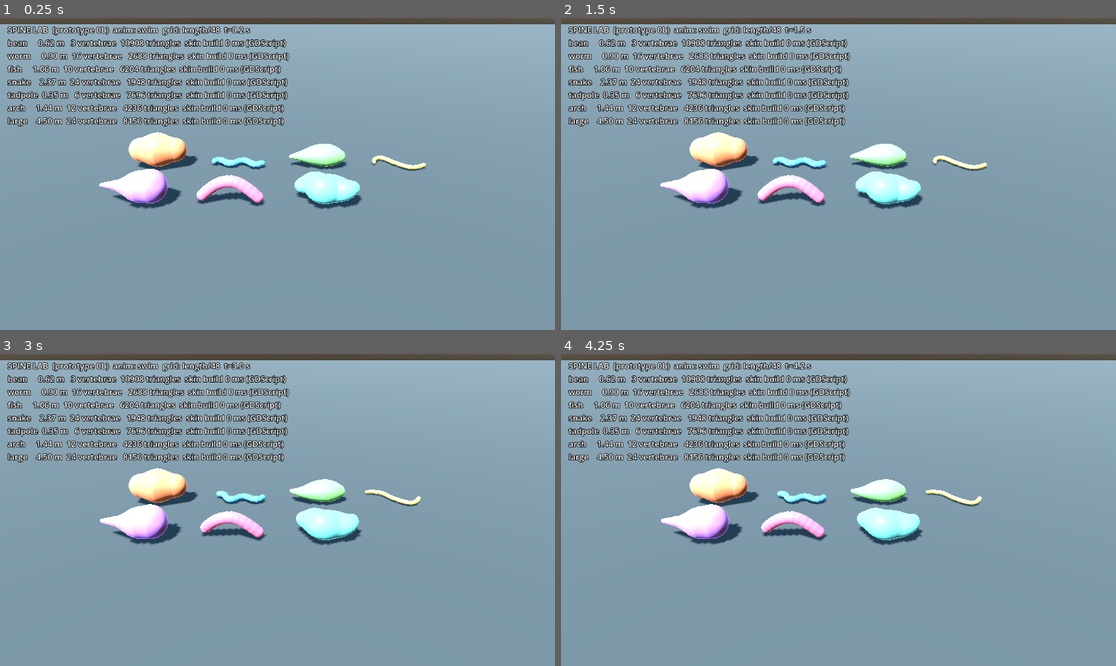
Above: before the commit, frames 1-4 (two rows, left to right).
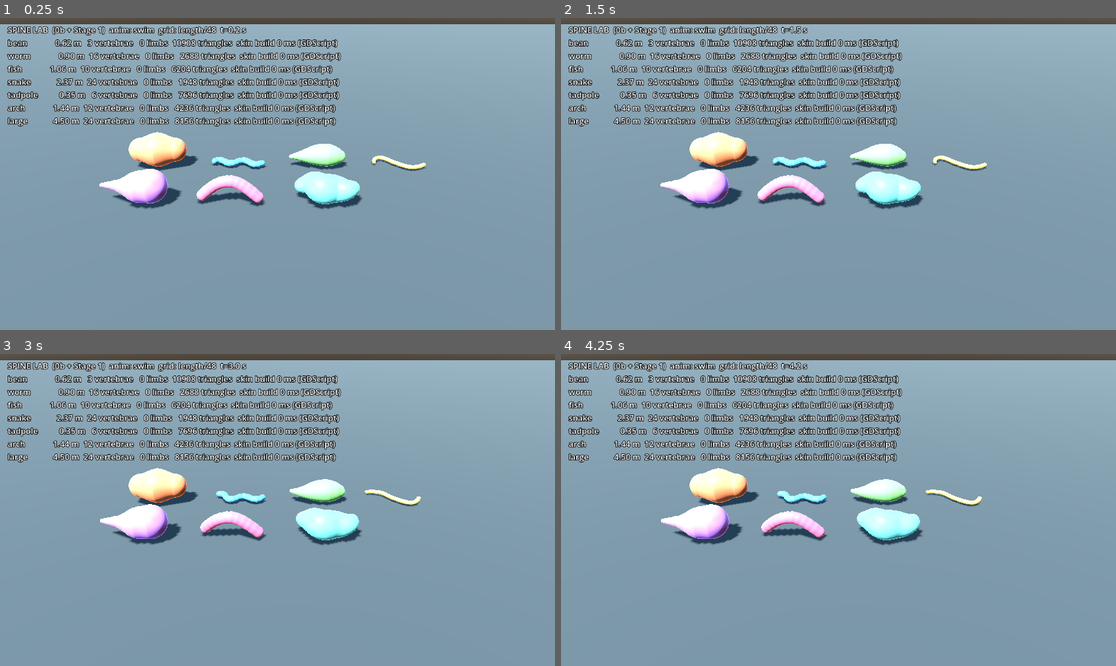
Above: after the commit, the same moments.

Repository: jjthillens-oss/pangaea
Game: Godot game, scene res://spine_lab.tscn
The game is run twice, just before and just after one commit, with the same random seed, the same clock (stepped at 60 frames per second) and the same inputs. This scene is started directly instead of the project's main scene.
Inputs:
- Up to frame 1 (0.25 s): no input
- Up to frame 2 (1.5 s): tap Enter at 0.5 s; hold D 0.53-1.28 s; tap 1 at 0.6 s; hold S from 1.28 s (still down); tap 2 at 1.35 s
- Up to frame 3 (3 s): release S at 2.03 s; hold D 2.03-2.78 s; tap 3 at 2.1 s; hold W from 2.78 s (still down); tap R at 2.85 s
- Up to frame 4 (4.25 s): release W at 3.53 s; hold A from 3.53 s (still down); tap Tab at 3.6 s

The runs differ from the first frame. In frame 1, 7.6% of the frame differs, in the area x 5-62%, y 2-35%; in frame 2, 7.6%; in frame 3, 7.6%; in frame 4, 7.6%.

Commit message:
Stage 1: viewer shows the ten bodies and the posing sweep; pose-error matrix; Stage 1 report, roadmap and README
Co-Authored-By: Claude Opus 5.5 (1M context) <noreply@anthropic.com>
Claude-Session: https://claude.ai/code/session_01Cu6xqFo6r7nPobn3Hyk9Ph

Diff:
--- a/prototypes/creature-lab/rig/spine_rig.gd
+++ b/prototypes/creature-lab/rig/spine_rig.gd
@@ -118,6 +118,19 @@
 		skeleton.set_bone_pose_rotation(limb_roots[c], Quaternion(Vector3.RIGHT, swing))
 
 
+## The posing sweep of CREATURE_GEOMETRY_SPEC.md section 10 test 6 at time t: the spine bends to +-60 degrees in
+## total and each limb swings +-90 degrees at its root, on slower and faster sines so every combination shows.
+func pose_sweep(t: float) -> void:
+	var n: int = desc.vertebrae.size()
+	var bend := deg_to_rad(60.0) * sin(TAU * 0.25 * t) / float(maxi(1, n - 1))
+	for i in n:
+		if i != root_bone:
+			skeleton.set_bone_pose_rotation(i, Quaternion(Vector3.UP, bend))
+	for c in limb_roots.size():
+		var swing := deg_to_rad(90.0) * sin(TAU * 0.4 * t + PI * float(c % 2))
+		skeleton.set_bone_pose_rotation(limb_roots[c], Quaternion(Vector3.RIGHT, swing))
+
+
 ## Length of the body along the spine in metres, end cap to end cap: the `body_length_m` shader uniform.
 func body_length_m() -> float:
 	var n: int = desc.vertebrae.size()
--- a/prototypes/creature-lab/spine_lab.gd
+++ b/prototypes/creature-lab/spine_lab.gd
@@ -1,7 +1,9 @@
 extends Node3D
-## Spine Lab (prototype 0b) viewer. Command line (after --): --body=NAME|all, --anim=swim|rest|live,
-## --duration=SECONDS, --divisions=N (skin grid), --hud=0. "live" rebuilds the skin every frame while one vertebra
-## moves, to show rebuild cost.
+## Spine Lab viewer (prototypes 0b and Stage 1). Command line (after --): --body=NAME|all|stage1,
+## --anim=swim|pose|rest|live, --duration=SECONDS, --divisions=N (skin grid), --hud=0. "all" shows the spine bodies,
+## "stage1" the ten Stage 1 bodies with limbs (names s1_*). "pose" sweeps the spine through +-60 degrees and the limbs
+## through +-90 degrees (CREATURE_GEOMETRY_SPEC.md section 10 test 6). "live" rebuilds the skin every frame while one
+## vertebra moves, to show rebuild cost.
 
 const Lab := preload("res://lab_spine.gd")
 const SkinCpu := preload("res://skin/skin_cpu.gd")
@@ -33,10 +35,11 @@
 			"divisions": divisions = int(kv[1])
 			"hud": show_hud = kv[1] != "0"
 	_build_world()
-	var names: Array = Lab.BODY_NAMES if body_choice == "all" else [body_choice]
-	# Display only: each body is scaled to about 1 m long and turned side-on, in rows of four; the HUD gives real
-	# sizes.
-	var columns := mini(4, names.size())
+	var names: Array = Lab.BODY_NAMES if body_choice == "all" else (Lab.stage1_names() if body_choice == "stage1"
+			else [body_choice])
+	# Display only: each body is scaled to about 1 m long and turned side-on (three-quarter view for bodies with
+	# limbs), in rows of four or five; the HUD gives real sizes.
+	var columns := mini(5 if names.size() > 8 else 4, names.size())
 	for n in names.size():
 		var desc = Lab.body(names[n])
 		var arrays := SkinCpu.build(desc, divisions)
@@ -48,10 +51,10 @@
 		var box: AABB = desc.bounds_m()
 		var k := 1.0 / box.get_longest_axis_size()
 		rig.scale = Vector3.ONE * k
-		rig.rotation.y = -0.5 * PI
-		var centre := box.get_center()
+		rig.rotation.y = -0.5 * PI + (0.6 if not desc.limbs.is_empty() else 0.0)
 		var slot := Vector3((n % columns - 0.5 * (columns - 1)) * 1.4, 0.0, (n / columns) * 1.3)
-		rig.position = slot + Vector3(centre.z * k, -box.position.y * k + 0.02, -centre.x * k)
+		var centre: Vector3 = rig.transform.basis * box.get_center()
+		rig.position = slot + Vector3(-centre.x, -box.position.y * k + 0.02, -centre.z)
 		rigs.append(rig)
 	_place_camera(1.4 * columns, int(ceil(names.size() / float(columns))))
 
@@ -62,6 +65,9 @@
 	if anim == "swim":
 		for r in rigs:
 			r.swim(dt)
+	elif anim == "pose":
+		for r in rigs:
+			r.pose_sweep(time)
 	elif anim == "live":
 		for n in rigs.size():
 			var r = rigs[n]
@@ -72,11 +78,11 @@
 			_build_ms[n] = arrays["ms"]["total"]
 			r.mesh_instance.mesh = SpineRig.build_mesh(arrays, PALETTE[n % PALETTE.size()])
 	if show_hud:
-		var lines := PackedStringArray(["SPINE LAB  (prototype 0b)  anim: %s  grid: length/%d  t=%.1f s" % [anim, divisions, time]])
+		var lines := PackedStringArray(["SPINE LAB  (0b + Stage 1)  anim: %s  grid: length/%d  t=%.1f s" % [anim, divisions, time]])
 		for n in rigs.size():
 			var r = rigs[n]
-			lines.append("%-8s %4.2f m  %2d vertebrae  %5d triangles  skin build %.0f ms (GDScript)"
-					% [r.name, r.desc.bounds_m().get_longest_axis_size(), r.desc.vertebrae.size(),
+			lines.append("%-16s %4.2f m  %2d vertebrae  %2d limbs  %5d triangles  skin build %.0f ms (GDScript)"
+					% [r.name, r.desc.bounds_m().get_longest_axis_size(), r.desc.vertebrae.size(), r.limb_roots.size(),
 					r.mesh_instance.mesh.surface_get_array_index_len(0) / 3, _build_ms[n]])
 		hud.text = "\n".join(lines)
 	if duration > 0.0 and time >= duration:
@@ -85,7 +91,7 @@
 
 func _place_camera(span: float, rows: int) -> void:
 	var depth := 1.3 * (rows - 1)
-	var dist := 0.8 * span + 1.2
+	var dist := (0.62 if span > 6.0 else 0.8) * span + 1.2
 	camera.position = Vector3(0.0, 0.5 * dist, depth + 0.85 * dist)
 	camera.look_at(Vector3(0.0, 0.15, 0.5 * depth), Vector3.UP)
 
Not shown, changed: docs/research/spore/GENESIS_IMPLEMENTATION_ROADMAP.md
Not shown, added: docs/research/spore/STAGE1_LIMBS_REPORT.md
Not shown, changed: prototypes/creature-lab/README.md
